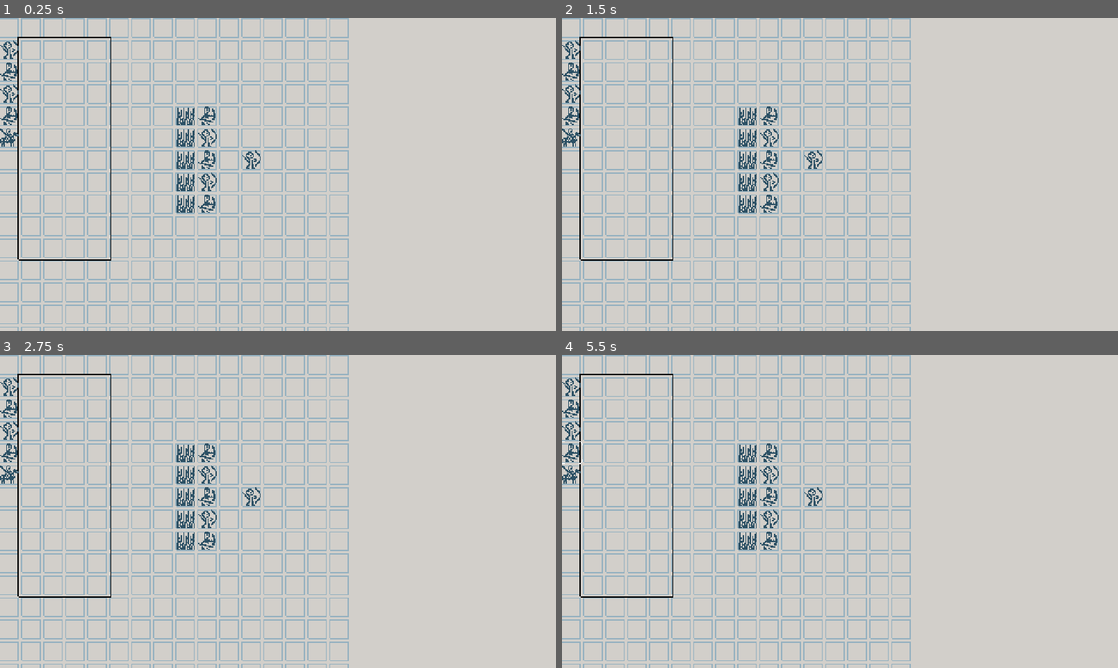
Above: before the commit, frames 1-4 (two rows, left to right).
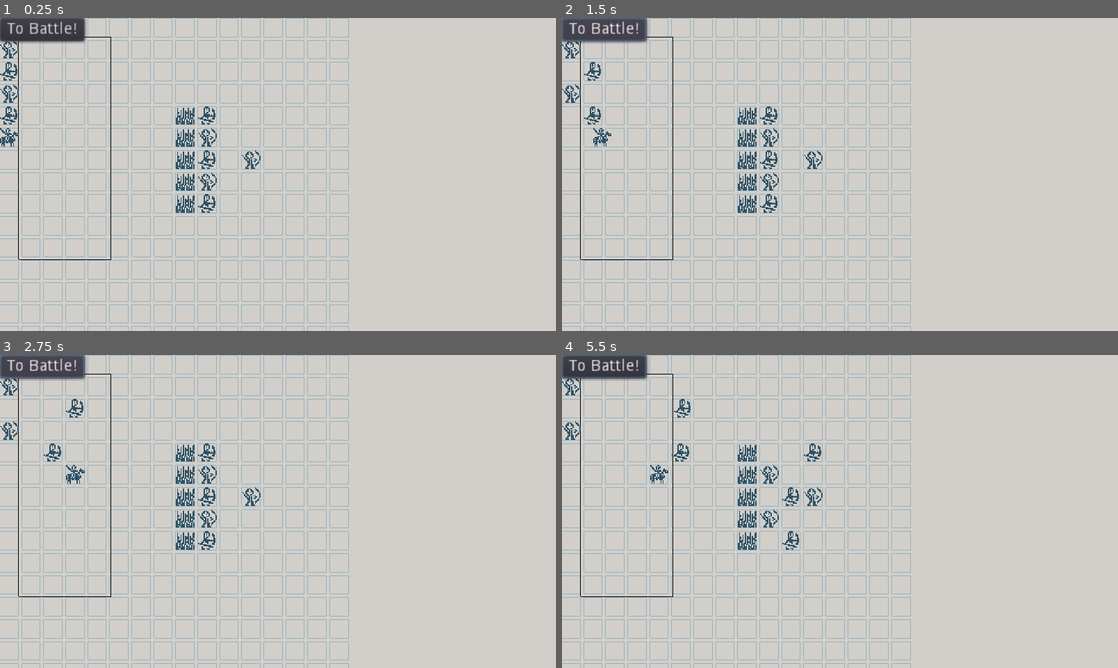
Above: after the commit, the same moments.

Repository: samuelbigos/cards_n_castles
Game: Godot game, scene res://source/Game.tscn
Same seed, same stepped clock (60 frames per second), same inputs: the game is played once before the commit and once after it.
Inputs (mouse positions are in pixels of both pictures, inside the frame that each line leads up to):
- Up to frame 1 (0.25 s): no input
- Up to frame 2 (1.5 s): click (606, 30) at 0.5 s, where only the run after the commit has a clickable "To Battle!"; click (606, 30) at 1.25 s, where only the run after the commit has a clickable "To Battle!"
- Up to frame 3 (2.75 s): click (44, 367) at 2 s, where only the run after the commit has a clickable "To Battle!"
- Up to frame 4 (5.5 s): move the mouse to (573, 386) at 2.77 s; click (573, 386) at 2.92 s; tap Space (ui_select) at 3.02, 3.77, 5.27 s; move the mouse to (573, 408) at 3.52 s; click (573, 408) at 3.67 s; move the mouse to (573, 430) at 4.27 s; click (573, 430) at 4.42 s; move the mouse to (573, 452) at 5.02 s; click (573, 452) at 5.17 s

The runs differ from the first frame. In frame 1, 8.3% of the frame differs, in the area x 0-63%, y 0-100%; in frame 2, 8.6%; in frame 3, 8.6%; in frame 4, 9.0%.

Commit message:
- Add battle automator, unit AI, and action framework.

Diff:
--- a/data/Card.gd
+++ b/data/Card.gd
@@ -3,3 +3,10 @@
 export var id : String = ""
 export var sprite : StreamTexture = null
 export var sprite_bg : StreamTexture = null
+export var initiative : int = 0 # higher initiative goes first
+export var attack_range : int = 1 # attack range in cells
+export var move_and_shoot : bool = true # can move and shoot on same turn
+export var damage : int = 1 # damage per attack
+export var health : int = 1 # damage can take before being destroyed
+export var move_range : int = 1 # move range in cells
+export var can_move : bool = true # i.e. false for walls
--- a/data/DatabaseCards.tscn
+++ b/data/DatabaseCards.tscn
@@ -20,14 +20,17 @@
 id = "archer"
 sprite = ExtResource( 8 )
 sprite_bg = ExtResource( 2 )
+initiative = 2
 
 [node name="Cavalry" parent="." instance=ExtResource( 3 )]
 id = "cavalry"
 sprite = ExtResource( 9 )
+initiative = 5
 
 [node name="Maa" parent="." instance=ExtResource( 3 )]
 id = "maa"
 sprite = ExtResource( 4 )
+initiative = 3
 
 [node name="Mangonel" parent="." instance=ExtResource( 3 )]
 id = "mangonel"
@@ -36,6 +39,7 @@
 [node name="Palisade" parent="." instance=ExtResource( 3 )]
 id = "palisade"
 sprite = ExtResource( 12 )
+can_move = false
 
 [node name="Ram" parent="." instance=ExtResource( 3 )]
 id = "ram"
@@ -44,11 +48,14 @@
 [node name="Skirmisher" parent="." instance=ExtResource( 3 )]
 id = "skirmisher"
 sprite = ExtResource( 10 )
+initiative = 2
 
 [node name="Spearman" parent="." instance=ExtResource( 3 )]
 id = "spearman"
 sprite = ExtResource( 11 )
+initiative = 3
 
 [node name="Stonewall" parent="." instance=ExtResource( 3 )]
 id = "stonewall"
 sprite = ExtResource( 7 )
+can_move = false
--- a/project.godot
+++ b/project.godot
@@ -9,6 +9,31 @@
 config_version=4
 
 _global_script_classes=[ {
+"base": "Node",
+"class": "AI",
+"language": "GDScript",
+"path": "res://source/AI.gd"
+}, {
+"base": "BaseAction",
+"class": "ActionAttack",
+"language": "GDScript",
+"path": "res://source/actions/ActionAttack.gd"
+}, {
+"base": "BaseAction",
+"class": "ActionMove",
+"language": "GDScript",
+"path": "res://source/actions/ActionMove.gd"
+}, {
+"base": "Node",
+"class": "BaseAction",
+"language": "GDScript",
+"path": "res://source/actions/BaseAction.gd"
+}, {
+"base": "Node2D",
+"class": "BattleAutomator",
+"language": "GDScript",
+"path": "res://source/BattleAutomator.gd"
+}, {
 "base": "Node",
 "class": "Game",
 "language": "GDScript",
@@ -35,6 +60,11 @@
 "path": "res://source/SourceTemplate.gd"
 } ]
 _global_script_class_icons={
+"AI": "",
+"ActionAttack": "",
+"ActionMove": "",
+"BaseAction": "",
+"BattleAutomator": "",
 "Game": "",
 "Opponent": "",
 "Player": "",
@@ -60,7 +90,7 @@
 window/size/height=270
 window/size/test_width=1440
 window/size/test_height=810
-window/stretch/mode="viewport"
+window/stretch/mode="2d"
 window/stretch/aspect="keep"
 
 [input]
--- /dev/null
+++ b/source/AI.gd
@@ -0,0 +1,35 @@
+extends Node
+class_name AI
+"""
+Processes unit UI/behaviours.
+"""
+
+###########
+# MEMBERS #
+###########
+
+""" PRIVATE """
+
+""" PUBLIC """
+
+export var move_action_script : Resource
+export var attack_action_script : Resource
+
+###########
+# METHODS #
+###########
+
+""" PRIVATE """
+
+""" PUBLIC """
+
+func reset():
+	pass
+
+func determine_actions(unit):
+	var actions = []
+	if unit._cached_data.can_move:
+		var move_action = move_action_script.new()
+		move_action.direction = Vector2(1, 0)
+		actions.append(move_action)
+	return actions
--- /dev/null
+++ b/source/BattleAutomator.gd
@@ -0,0 +1,87 @@
+extends Node2D
+class_name BattleAutomator
+"""
+Manages the automation of a battle.
+"""
+
+enum State {
+	BEGIN_TURN,
+	UNIT_PROCESSING,
+	END_TURN
+}
+
+###########
+# MEMBERS #
+###########
+
+""" PRIVATE """
+
+var _running = false
+var _units = []
+var _current_unit = null
+var _state = State.BEGIN_TURN
+
+""" PUBLIC """
+
+const TURN_TIME_PADDING = 0.5
+
+signal on_battle_end(winner)
+
+###########
+# METHODS #
+###########
+
+""" PRIVATE """
+
+func _process(_delta):
+	if not _running:
+		return
+
+	match _state:
+		State.BEGIN_TURN:
+			assert(_current_unit)
+			_current_unit.connect("on_turn_over", self, "_on_Unit_on_turn_over")
+			_current_unit.do_turn()
+			_state = State.UNIT_PROCESSING
+
+		State.UNIT_PROCESSING:
+			pass
+
+		State.END_TURN:
+			# clear out any units that may have been freed
+			for i in range(_units.size() - 1, 0, -1):
+				if not is_instance_valid(_units[i]):
+					_units.remove(i)
+
+			# check there are still units in the battle
+			if _units.size() == 0:
+				_end_battle(-1)
+
+			# put our current unit to the back of the queue and process next one
+			_current_unit.disconnect("on_turn_over", self, "_on_Unit_on_turn_over")
+			_units.erase(_current_unit)
+			_units.push_back(_current_unit)
+			_current_unit = _units[0]
+			_state = State.BEGIN_TURN
+
+func _end_battle(winner:int):
+	_running = false
+	emit_signal("on_battle_end", winner)
+
+func _on_Unit_on_turn_over():
+	_state = State.END_TURN
+
+func _sort_by_initiative(a, b):
+	return a._cached_data.initiative > b._cached_data.initiative
+
+""" PUBLIC """
+
+func begin(units):
+	assert(units.size() > 0)
+	_running = true
+	_state = State.BEGIN_TURN
+	_units = units
+	# sort units by initiative
+	_units.sort_custom(self, "_sort_by_initiative")
+	if units.size() > 0:
+		_current_unit = _units[0]
--- a/source/Game.gd
+++ b/source/Game.gd
@@ -11,6 +11,7 @@
 """ PRIVATE """
 
 var _state = Globals.State.NONE
+var _winner = -1
 
 """ PUBLIC """
 
@@ -29,20 +30,34 @@
 	$Opponent.setup(self)
 	change_state(Globals.State.DEPLOY)
 
+func _process_results(winner):
+	if winner:
+		pass
 
-func _on_Game_state_change(from, to):
-	pass
+func _on_Game_state_change(_from, to):
+	match to:
+		Globals.State.DEPLOY:
+			pass
+		Globals.State.BATTLE:
+			$BattleAutomator.begin($Player.get_units() + $Opponent.get_units())
+		Globals.State.RESULTS:
+			_process_results(_winner)
+
+func _on_ToBattle_pressed():
+	change_state(Globals.State.BATTLE)
+
+func _on_BattleAutomator_on_battle_end(winner):
+	_winner = winner
+	change_state(Globals.State.RESULTS)
 
 """ PUBLIC """
 
 func get_card_database():
 	return $DatabaseCards
 
-
 func change_state(to):
 	emit_signal("state_change", _state, to)
 	_state = to
 
-
 func get_state():
 	return _state
--- a/source/Game.tscn
+++ b/source/Game.tscn
@@ -6,6 +6,7 @@
 [ext_resource path="res://source/Player.gd" type="Script" id=4]
 [ext_resource path="res://data/DatabaseCards.tscn" type="PackedScene" id=5]
 [ext_resource path="res://source/Opponent.gd" type="Script" id=6]
+[ext_resource path="res://source/BattleAutomator.gd" type="Script" id=7]
 
 [node name="Game" type="Node2D"]
 script = ExtResource( 2 )
@@ -20,7 +21,22 @@
 [node name="Opponent" type="Node2D" parent="."]
 script = ExtResource( 6 )
 
+[node name="BattleAutomator" type="Node2D" parent="."]
+script = ExtResource( 7 )
+
 [node name="DatabaseCards" parent="." instance=ExtResource( 5 )]
+
+[node name="CanvasLayer" type="CanvasLayer" parent="."]
+
+[node name="ToBattle" type="Button" parent="CanvasLayer"]
+margin_right = 12.0
+margin_bottom = 20.0
+text = "To Battle!"
+__meta__ = {
+"_edit_use_anchors_": false
+}
 [connection signal="state_change" from="." to="Player" method="_on_Game_state_change"]
+[connection signal="state_change" from="." to="." method="_on_Game_state_change"]
 [connection signal="state_change" from="." to="Opponent" method="_on_Game_state_change"]
-[connection signal="state_change" from="." to="." method="_on_Game_state_change"]
+[connection signal="on_battle_end" from="BattleAutomator" to="." method="_on_BattleAutomator_on_battle_end"]
+[connection signal="pressed" from="CanvasLayer/ToBattle" to="." method="_on_ToBattle_pressed"]
--- a/source/Globals.gd
+++ b/source/Globals.gd
@@ -3,5 +3,6 @@
 enum State {
 	NONE,
 	DEPLOY,
-	BATTLE
+	BATTLE,
+	RESULTS
 }
--- a/source/Grid.gd
+++ b/source/Grid.gd
@@ -31,7 +31,6 @@
 		for _y in range(0, grid_size.y):
 			_grid[x].append(null)
 
-
 func _draw():
 	for x in range(0, grid_size.x):
 		for y in range(0, grid_size.y):
@@ -44,10 +43,8 @@
 func get_at(x:int, y:int):
 	return _grid[x][y]
 
-
 func has(object:Node):
 	return _grid_map.has(object)
-
 
 func add(x:int, y:int, object:Node):
 	if not get_at(x, y):
@@ -57,7 +54,6 @@
 	else:
 		push_warning("Object already exists at this location, check before calling this function.")
 		return false
-
 
 func move(object:Node, x:int, y:int):
 	if not _grid_map.has(object):
@@ -74,7 +70,6 @@
 	_grid_map[object] = Vector2(x, y)
 	return true
 
-
 func remove(object:Node):
 	if not _grid_map.has(object):
 		push_warning("Trying to remove object that doesn't exist in grid.")
--- a/source/Opponent.gd
+++ b/source/Opponent.gd
@@ -22,6 +22,8 @@
 
 """ PUBLIC """
 
+const OPPONENT_TEAM_ID = 1
+
 ###########
 # METHODS #
 ###########
@@ -29,12 +31,10 @@
 """ PRIVATE """
 
 func _ready():
-	for x in range(0, level.size()):
-		for y in range(0, level[x].size()):
-			print(level[x][y])
+	pass
 
 
-func _on_Game_state_change(from, to):
+func _on_Game_state_change(_from, _to):
 	pass # Replace with function body.
 
 """ PUBLIC """
@@ -50,6 +50,10 @@
 
 			var card_data = _game.get_card_database().get_card_by_id(level[y][x])
 			var unit = _game.unit_scene.instance()
-			unit.init_with_data(card_data)
+			unit.init_with_data(card_data, OPPONENT_TEAM_ID)
 			unit.set_grid_pos(Vector2(opponent_start.x + x, opponent_start.y + y))
 			add_child(unit)
+			_units.append(unit)
+
+func get_units():
+	return _units
--- a/source/Player.gd
+++ b/source/Player.gd
@@ -17,6 +17,7 @@
 
 const DEPLOY_RECT_POS = Vector2(1, 1)
 const DEPLOY_RECT_SIZE = Vector2(5, 12)
+const PLAYER_TEAM_ID = 0
 
 export var starting_hand = []
 
@@ -29,13 +30,11 @@
 func _ready():
 	pass
 
-
 func _draw():
 	var rect = Rect2(DEPLOY_RECT_POS * Grid.grid_size, DEPLOY_RECT_SIZE * Grid.grid_size)
 	draw_rect(rect, Color("000000"), false)
 
-
-func _on_Game_state_change(from, to):
+func _on_Game_state_change(_from, to):
 	match to:
 		Globals.State.DEPLOY:
 			for unit in _units:
@@ -43,7 +42,6 @@
 		Globals.State.BATTLE:
 			for unit in _units:
 				unit._process_input = false
-
 
 """ PUBLIC """
 
@@ -53,8 +51,11 @@
 	for card in starting_hand:
 		var card_data = _game.get_card_database().get_card_by_id(card)
 		var unit = _game.unit_scene.instance()
-		unit.init_with_data(card_data)
+		unit.init_with_data(card_data, PLAYER_TEAM_ID)
 		unit.set_grid_pos(Vector2(0, current_pos))
 		add_child(unit)
 		_units.append(unit)
 		current_pos += 1
+
+func get_units():
+	return _units
--- a/source/Unit.gd
+++ b/source/Unit.gd
@@ -12,7 +12,10 @@
 
 """ PUBLIC """
 
-const SNAP_TIME = 0.1
+const SNAP_TIME = 0.25
+
+signal on_turn_over
+signal on_movement_complete
 
 var _sticky = false
 var _mouse_grid_pos_last = Vector2()
@@ -20,6 +23,11 @@
 var _snap_lerp_to = Vector2()
 var _snap_lerp_from = Vector2()
 var _process_input = false
+var _team = -1
+var _cached_data = null
+var _processing_turn = false
+var _processing_action = false
+var _action_stack = []
 
 ###########
 # METHODS #
@@ -30,19 +38,44 @@
 func _ready():
 	$Sprite.modulate = Color("2e5266")
 
-
 func _process(delta):
 	if _sticky:
-		_move_and_snap(get_viewport().get_mouse_position())
+		_move_to_mouse(get_viewport().get_mouse_position())
 		if Input.is_action_just_released("ui_select"):
 			_sticky = false
 
 	if _snap_lerp_timer > 0.0:
 		position = _lerp(_snap_lerp_from, _snap_lerp_to, _snap_lerp_timer / SNAP_TIME)
 		_snap_lerp_timer -= delta
+		if _snap_lerp_timer <= 0.0:
+			position = _snap_lerp_to
+			emit_signal("on_movement_complete")
 
+	if _processing_turn:
+		if _action_stack.size() == 0:
+			emit_signal("on_turn_over")
+			_processing_turn = false
+		else:
+			# process the action stack
+			if not _processing_action:
+				var action_to_process = _action_stack[0]
+				action_to_process.connect("on_action_complete", self, "_on_BaseAction_on_action_complete")
+				action_to_process.begin(self)
+				add_child(action_to_process)
+				_processing_action = true
 
-func _move_and_snap(pos):
+func _move_to_grid_relative(pos:Vector2):
+	var global_pos = _pos_to_grid_pos(position) + pos
+	var moved = Grid.move(self, global_pos.x, global_pos.y)
+	if moved:
+		_snap_lerp_from = position
+		_snap_lerp_to = _grid_pos_to_snapped_pos(global_pos)
+		_snap_lerp_timer = SNAP_TIME
+		return true
+	else:
+		return false
+
+func _move_to_mouse(pos:Vector2):
 	# adjust pos to snap to grid
 	var mouse_grid_pos = _pos_to_grid_pos(pos)
 	if mouse_grid_pos != _mouse_grid_pos_last and Grid.get_at(mouse_grid_pos.x, mouse_grid_pos.y) == null:
@@ -53,51 +86,49 @@
 
 	_mouse_grid_pos_last = mouse_grid_pos
 
-
 func _pos_to_snapped_pos(pos:Vector2):
 	return _grid_pos_to_snapped_pos(_pos_to_grid_pos(pos))
 
-
 func _grid_pos_to_snapped_pos(pos:Vector2):
 	return pos * (Grid.cell_size + ((Vector2(1.0, 1.0) * Grid.cell_padding))) + Grid.cell_size * 0.5
-
 
 func _pos_to_grid_pos(pos:Vector2):
 	return Vector2(int(pos.x / (Grid.cell_size.x + Grid.cell_padding)),
 					int(pos.y / (Grid.cell_size.y + Grid.cell_padding)))
 
-
 func _in_hand():
 	# 1st column is in hand for now.
 	return _pos_to_snapped_pos(position).x == 0
-
 
 # time between 0-1
 func _lerp(from, to, time):
 	return from + (to - from) * ease(1.0 - time, -3)
 
-
 func _on_Area2D_mouse_entered():
 	if _process_input:
 		$Selection.visible = true
 
-
 func _on_Area2D_mouse_exited():
 	if _process_input:
 		$Selection.visible = false
-
 
 func _on_Area2D_input_event(_viewport, event, _shape_idx):
 	if _process_input: # TODO: Move this input logic to Player.gd
 		if event.is_action_pressed("ui_select"):
 			_sticky = true
 
+func _on_BaseAction_on_action_complete(action):
+	_processing_action = false
+	_action_stack.erase(action)
+	action.queue_free()
+
 """ PUBLIC """
 
-func init_with_data(card_data):
+func init_with_data(card_data, team):
 	$Sprite.texture = card_data.sprite
 	$SpriteBG.texture = card_data.sprite_bg
-
+	_team = team
+	_cached_data = card_data.duplicate()
 
 func set_grid_pos(pos):
 	position = _grid_pos_to_snapped_pos(pos)
@@ -106,3 +137,11 @@
 		Grid.add(pos.x, pos.y, self)
 	else:
 		Grid.move(self, pos.x, pos.y)
+
+func get_initiative():
+	return _cached_data.initiative
+
+func do_turn():
+	_processing_turn = true
+	$AI.reset()
+	_action_stack = $AI.determine_actions(self)
--- a/source/Unit.tscn
+++ b/source/Unit.tscn
@@ -1,8 +1,11 @@
-[gd_scene load_steps=5 format=2]
+[gd_scene load_steps=8 format=2]
 
 [ext_resource path="res://assets/units/archer.png" type="Texture" id=1]
 [ext_resource path="res://source/Unit.gd" type="Script" id=2]
 [ext_resource path="res://assets/gui/selector_1.png" type="Texture" id=3]
+[ext_resource path="res://source/AI.gd" type="Script" id=4]
+[ext_resource path="res://source/actions/ActionMove.gd" type="Script" id=5]
+[ext_resource path="res://source/actions/ActionAttack.gd" type="Script" id=6]
 
 [sub_resource type="RectangleShape2D" id=1]
 extents = Vector2( 8, 8 )
@@ -24,6 +27,11 @@
 [node name="Selection" type="Sprite" parent="."]
 visible = false
 texture = ExtResource( 3 )
+
+[node name="AI" type="Node" parent="."]
+script = ExtResource( 4 )
+move_action_script = ExtResource( 5 )
+attack_action_script = ExtResource( 6 )
 [connection signal="input_event" from="Area2D" to="." method="_on_Area2D_input_event"]
 [connection signal="mouse_entered" from="Area2D" to="." method="_on_Area2D_mouse_entered"]
 [connection signal="mouse_exited" from="Area2D" to="." method="_on_Area2D_mouse_exited"]
--- /dev/null
+++ b/source/actions/ActionAttack.gd
@@ -0,0 +1,24 @@
+extends BaseAction
+class_name ActionAttack
+"""
+Attack action.
+"""
+
+###########
+# MEMBERS #
+###########
+
+""" PRIVATE """
+
+""" PUBLIC """
+
+###########
+# METHODS #
+###########
+
+""" PRIVATE """
+
+func _process_action(_delta):
+	pass
+
+""" PUBLIC """
--- /dev/null
+++ b/source/actions/ActionAttack.tscn
@@ -0,0 +1,6 @@
+[gd_scene load_steps=2 format=2]
+
+[ext_resource path="res://source/actions/ActionAttack.gd" type="Script" id=1]
+
+[node name="ActionAttack" type="Node"]
+script = ExtResource( 1 )
--- /dev/null
+++ b/source/actions/ActionMove.gd
@@ -0,0 +1,35 @@
+extends BaseAction
+class_name ActionMove
+"""
+Move action.
+"""
+
+###########
+# MEMBERS #
+###########
+
+""" PRIVATE """
+
+var direction = Vector2()
+
+""" PUBLIC """
+
+var _started_move = false
+
+###########
+# METHODS #
+###########
+
+""" PRIVATE """
+
+func _process_action(_delta):
+	if not _started_move:
+		var moved = _owner._move_to_grid_relative(direction)
+		if moved:
+			_owner.connect("on_movement_complete", self, "_on_complete")
+			_started_move = true
+		else:
+			_on_complete()
+
+
+""" PUBLIC """
--- /dev/null
+++ b/source/actions/ActionMove.tscn
@@ -0,0 +1,6 @@
+[gd_scene load_steps=2 format=2]
+
+[ext_resource path="res://source/actions/ActionMove.gd" type="Script" id=1]
+
+[node name="ActionMove" type="Node"]
+script = ExtResource( 1 )
--- /dev/null
+++ b/source/actions/BaseAction.gd
@@ -0,0 +1,40 @@
+extends Node
+class_name BaseAction
+"""
+Base class for unit actions.
+"""
+
+###########
+# MEMBERS #
+###########
+
+""" PRIVATE """
+
+var _owner = null
+var _processing = false
+
+""" PUBLIC """
+
+signal on_action_complete
+
+###########
+# METHODS #
+###########
+
+""" PRIVATE """
+
+func _process(delta):
+	if _processing:
+		_process_action(delta)
+
+func _process_action(_delta): # virtual
+	pass
+
+func _on_complete():
+	emit_signal("on_action_complete", self)
+
+""" PUBLIC """
+
+func begin(owner):
+	_processing = true
+	_owner = owner
Not shown: 1 places in source/Game.tscn that only renumber resources
